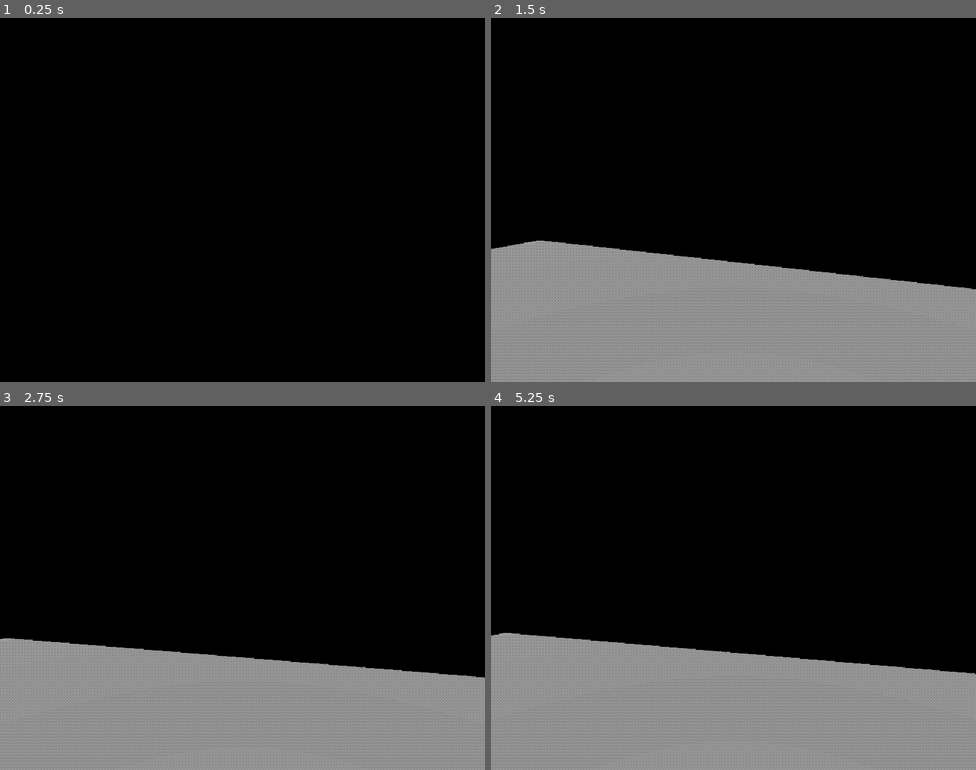
Above: before the commit, frames 1-4 (two rows, left to right).
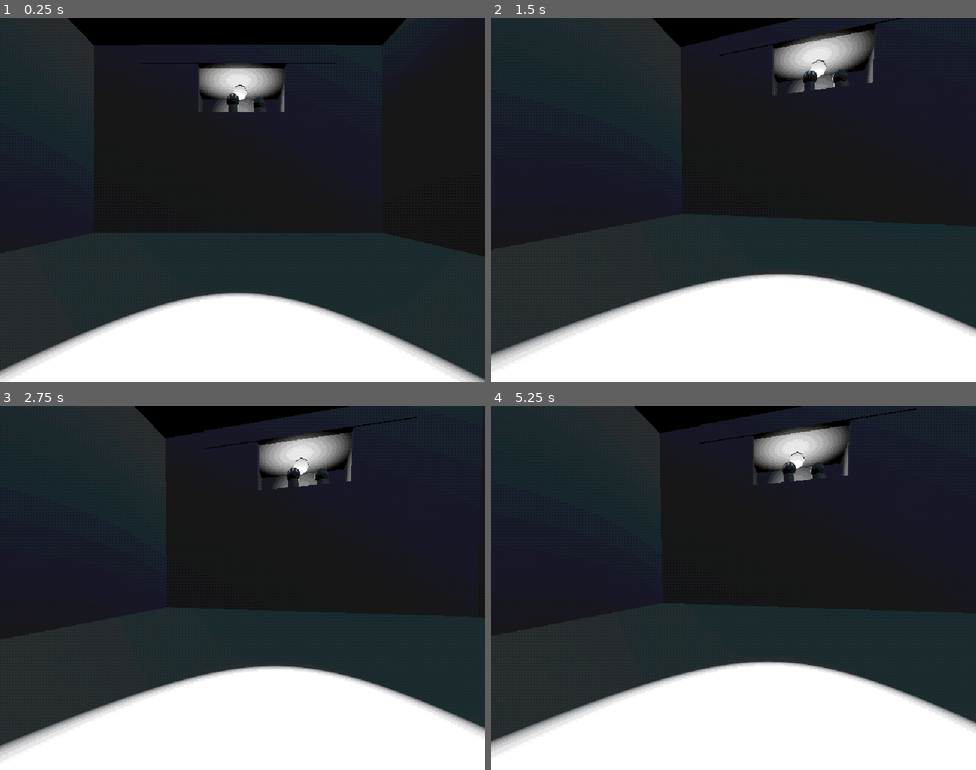
Above: after the commit, the same moments.

Repository: KyleSaki714/ps1-jam
Game: Godot game, scene res://sub_viewport_container.tscn
The game is run twice, just before and just after one commit, with the same random seed, the same clock (stepped at 60 frames per second) and the same inputs.
Inputs (mouse positions are in pixels of both pictures, inside the frame that each line leads up to):
- Up to frame 1 (0.25 s): no input
- Up to frame 2 (1.5 s): tap Enter (ui_accept) at 0.5, 0.77 s; move the mouse to (840, 181) at 0.52 s; hold Right (ui_right) 0.53-1.28 s; tap , (freefly) at 0.6 s; click (840, 181) at 0.67 s; move the mouse to (709, 200) at 1.27 s; hold Up (ui_up) from 1.28 s (still down); tap Shift (sprint) at 1.35 s
- Up to frame 3 (2.75 s): keep holding Up (ui_up); tap Enter (ui_accept) at 1.52, 2 s; move the mouse to (252, 580) at 2.02 s; tap , (freefly) at 2.1 s
- Up to frame 4 (5.25 s): keep holding Up (ui_up); tap Enter (ui_accept) at 2.75, 3.02, 3.5, 3.77, 4.25, 4.52, 5 s; move the mouse to (728, 595) at 2.77 s; tap Shift (sprint) at 2.85, 4.35 s; click (728, 595) at 2.92 s; move the mouse to (767, 591) at 3.52 s; tap , (freefly) at 3.6, 5.1 s; move the mouse to (694, 584) at 4.27 s; move the mouse to (738, 588) at 5.02 s; click (738, 588) at 5.17 s

The runs differ from the first frame. In frame 1, 62% of the frame differs, in the area x 0-100%, y 0-100%; in frame 2, 73%; in frame 3, 73%; in frame 4, 74%.

Commit message:
scenary created

Diff:
--- a/sub_viewport_container.tscn
+++ b/sub_viewport_container.tscn
@@ -10,10 +10,27 @@
 shader_parameter/colors = 12
 shader_parameter/dither_size = 1
 
+[sub_resource type="ProceduralSkyMaterial" id="ProceduralSkyMaterial_rbxnt"]
+sky_horizon_color = Color(0.662243, 0.671743, 0.686743, 1)
+ground_horizon_color = Color(0.662243, 0.671743, 0.686743, 1)
+
+[sub_resource type="Sky" id="Sky_gcxxy"]
+sky_material = SubResource("ProceduralSkyMaterial_rbxnt")
+
+[sub_resource type="Environment" id="Environment_niex8"]
+background_mode = 2
+sky = SubResource("Sky_gcxxy")
+ambient_light_source = 1
+tonemap_mode = 2
+glow_enabled = true
+
 [node name="SubViewportContainer" type="SubViewportContainer"]
 material = SubResource("ShaderMaterial_iqr2y")
 offset_right = 40.0
 offset_bottom = 40.0
+
+[node name="WorldEnvironment" type="WorldEnvironment" parent="."]
+environment = SubResource("Environment_niex8")
 
 [node name="DirectionalLight3D" type="DirectionalLight3D" parent="."]
 transform = Transform3D(-0.322266, 0.946649, 4.13793e-08, 0, -4.37114e-08, 1, 0.946649, 0.322266, 1.40867e-08, 0, 20, 0)
@@ -26,6 +43,15 @@
 
 [node name="Intro Room" type="Node3D" parent="SubViewport"]
 
+[node name="SpotLight3D" type="SpotLight3D" parent="SubViewport/Intro Room"]
+transform = Transform3D(1, 0, 0, 0, 0.866025, 0.5, 0, -0.5, 0.866025, -0.5, 9.4, 13.2)
+light_energy = 0.821
+light_indirect_energy = 1.95
+spot_range = 20.843
+spot_attenuation = -3.66
+spot_angle = 10.59
+spot_angle_attenuation = 362.037
+
 [node name="CSGCombiner3D" type="CSGCombiner3D" parent="SubViewport/Intro Room"]
 use_collision = true
 
@@ -34,17 +60,16 @@
 size = Vector3(1.6, 1, 0.741699)
 
 [node name="ceiling" type="CSGBox3D" parent="SubViewport/Intro Room/CSGCombiner3D"]
-transform = Transform3D(11.1189, 0, 0, 0, 0.505217, 0, 0, 0, 22.5958, -0.245302, 11.6104, 2.9358)
-visible = false
+transform = Transform3D(11.1189, 0, 0, 0, 0.505217, 0, 0, 0, 22.5958, -0.245302, 11.0104, 2.9358)
 size = Vector3(1.6, 1, 0.741699)
 
 [node name="ceiling2" type="CSGBox3D" parent="SubViewport/Intro Room/CSGCombiner3D"]
-transform = Transform3D(7.77173, 0, 0, 0, 0.35313, 0, 0, 0, 15.7937, -0.408003, 10.8241, 15.027)
-size = Vector3(0.95813, 1, 0.395203)
+transform = Transform3D(7.77173, 0, 0, 0, 0.35313, 0, 0, 0, 15.7937, -0.508003, 10.6241, 15.4788)
+size = Vector3(0.95813, 1, 0.5)
 
 [node name="lightroom floor" type="CSGBox3D" parent="SubViewport/Intro Room/CSGCombiner3D"]
-transform = Transform3D(7.77173, 0, 0, 0, 0.35313, 0, 0, 0, 15.7937, -0.408003, 6.63174, 15.027)
-size = Vector3(0.95813, 1, 0.395203)
+transform = Transform3D(7.77173, 0, 0, 0, 0.35313, 0, 0, 0, 15.7937, -0.408003, 6.63174, 15.1994)
+size = Vector3(0.95813, 1, 0.5)
 
 [node name="wall" type="CSGBox3D" parent="SubViewport/Intro Room/CSGCombiner3D"]
 transform = Transform3D(0.00872402, -0.504693, 0, 11.1074, 0.0003964, 0, 0, 0, 22.8998, -8.83306, 5.77199, 2.95156)
@@ -71,28 +96,52 @@
 size = Vector3(1.07959, 1, 1)
 
 [node name="wall 4" type="CSGBox3D" parent="SubViewport/Intro Room/CSGCombiner3D"]
-transform = Transform3D(2.12227e-14, 2.20609e-08, 11.1074, 11.1074, -2.20609e-08, 0, 4.85518e-07, 0.504694, -4.85518e-07, -5.86545, 5.22896, 11.3459)
-size = Vector3(1, 1, 0.5)
+transform = Transform3D(2.12227e-14, 2.20609e-08, 11.1074, 11.1074, -2.20609e-08, 0, 4.85518e-07, 0.504694, -4.85518e-07, -5.86545, 5.78433, 11.3459)
+size = Vector3(1.1, 1, 0.5)
 
 [node name="wall 5" type="CSGBox3D" parent="SubViewport/Intro Room/CSGCombiner3D"]
-transform = Transform3D(2.12227e-14, 2.20609e-08, 11.1074, 11.1074, -2.20609e-08, 0, 4.85518e-07, 0.504694, -4.85518e-07, 5.31561, 5.22896, 11.3459)
-size = Vector3(1, 1, 0.6)
+transform = Transform3D(2.12227e-14, 2.20609e-08, 11.1074, 11.1074, -2.20609e-08, 0, 4.85518e-07, 0.504694, -4.85518e-07, 5.31561, 5.67359, 11.3459)
+size = Vector3(1.1, 1, 0.6)
 
 [node name="wall 7" type="CSGBox3D" parent="SubViewport/Intro Room/CSGCombiner3D"]
 transform = Transform3D(6.81554e-15, 2.20609e-08, 11.1074, 3.56706, -2.20609e-08, 0, 1.55921e-07, 0.504694, -4.85518e-07, -0.762738, 3.26777, 11.3459)
 size = Vector3(2.07031, 1, 1)
 
 [node name="wall 6" type="CSGBox3D" parent="SubViewport/Intro Room/CSGCombiner3D"]
-transform = Transform3D(1.40425e-14, 2.21171e-08, 11.1357, 7.34945, -2.21171e-08, 0, 3.21255e-07, 0.50598, -4.86756e-07, -0.3431, 10.7973, 11.3582)
+transform = Transform3D(1.40425e-14, 2.21171e-08, 11.1357, 7.34945, -2.21171e-08, 0, 3.21255e-07, 0.50598, -4.86756e-07, -0.3431, 10.7973, 11.2582)
 size = Vector3(0.292114, 1, 1)
 
 [node name="ProtoController" parent="SubViewport/Intro Room" instance=ExtResource("3_gcxxy")]
-transform = Transform3D(1, 0, 0, 0, 1, 0, 0, 0, 1, 0, 6.1, 0)
+transform = Transform3D(-1, 0, -8.74228e-08, 0, 1, 0, 8.74228e-08, 0, -1, -0.6, 0.5, -2.49)
 input_left = "move_left"
 input_right = "move_right"
 input_forward = "move_foward"
 input_back = "move_back"
 input_jump = "jump"
 
+[node name="OmniLight3D" type="OmniLight3D" parent="SubViewport/Intro Room"]
+transform = Transform3D(1, 0, 0, 0, 0.866025, -0.5, 0, 0.5, 0.866025, -0.3, 8.8, 14.6)
+light_energy = 4.164
+omni_range = 4.0
+
+[node name="spotlight" type="CSGCylinder3D" parent="SubViewport/Intro Room"]
+transform = Transform3D(1, 0, 0, 0, 0.5, -0.866025, 0, 0.866025, 0.5, -0.4, 10.2, 15.6)
+
+[node name="person" type="CSGCylinder3D" parent="SubViewport/Intro Room"]
+transform = Transform3D(1, 0, 0, 0, 1, 0, 0, 0, 1, -1.6, 6.7, 12.5)
+radius = 0.3
+
+[node name="CSGSphere3D" type="CSGSphere3D" parent="SubViewport/Intro Room/person"]
+transform = Transform3D(1, 0, 0, 0, 1, 0, 0, 0, 1, 0, 1.3, 0)
+radius = 0.4
+
+[node name="person2" type="CSGCylinder3D" parent="SubViewport/Intro Room"]
+transform = Transform3D(1, 0, 0, 0, 1, 0, 0, 0, 1, 5.96046e-08, 6.7, 12)
+radius = 0.3
+
+[node name="CSGSphere3D" type="CSGSphere3D" parent="SubViewport/Intro Room/person2"]
+transform = Transform3D(1, 0, 0, 0, 1, 0, 0, 0, 1, 0, 1.3, 0)
+radius = 0.4
+
 [node name="Interrogation room" type="Node3D" parent="SubViewport"]
 visible = false
Not shown, changed: icon.svg.import
Not shown: 1 places in sub_viewport_container.tscn that only renumber resources
